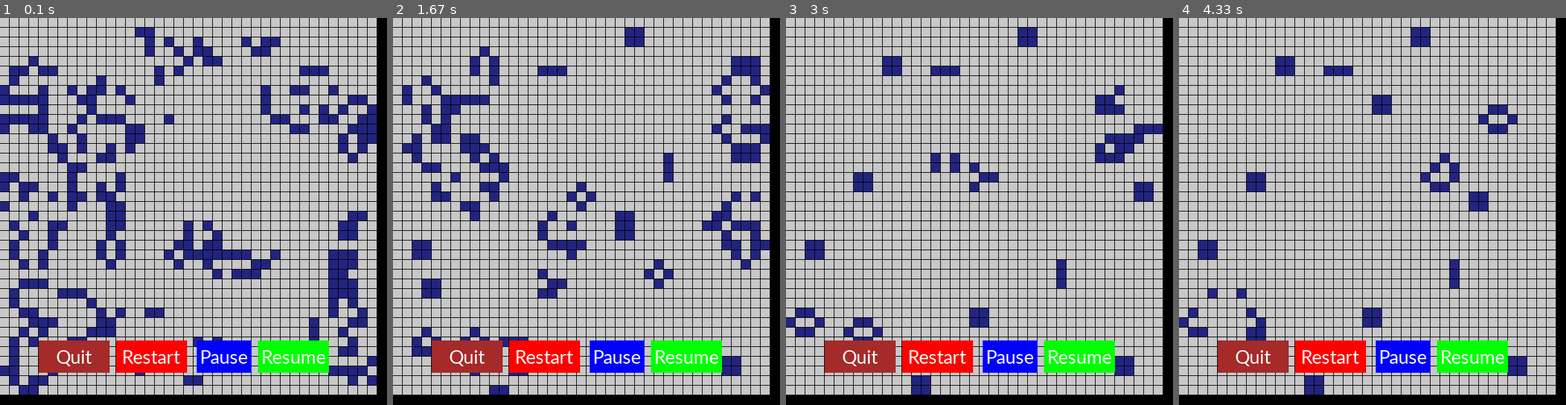
Above: before the commit, frames 1-4 (left to right).
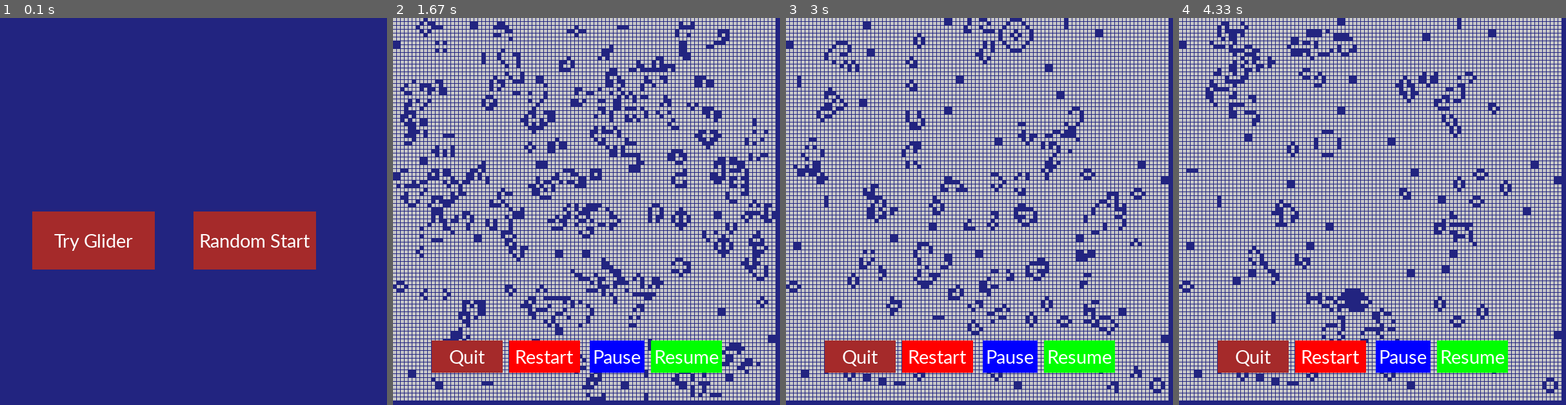
Above: after the commit, the same moments.

Repository: Tesfa-eth/Conways-Game-of-Life
Game: pygame game, started from conways_game_of_life_improved/game.py
Two runs of this game, one before a commit and one after it. Both use one fixed random seed, a clock stepped at 60 frames per second and the inputs below.
Inputs (mouse positions are in pixels of both pictures, inside the frame that each line leads up to):
- Up to frame 1 (0.1 s): no input
- Up to frame 2 (1.67 s): click (485, 242) at 0.38 s, where only the run after the commit has a clickable "Try Glider"; click "Restart" at 0.72 s; click (648, 242) at 1.05 s, where only the run after the commit has a clickable "Random Start"; click "Resume" at 1.38 s
- Up to frame 3 (3 s): click "Resume" at 2.72 s
- Up to frame 4 (4.33 s): click "Resume" at 3.05 s; click "Resume" at 3.38 s; click "Resume" at 3.72 s; click "Resume" at 4.05 s

The runs differ from the first frame. In frame 1, 88% of the frame differs, in the area x 0-100%, y 0-100%; in frame 2, 47%; in frame 3, 43%; in frame 4, 42%.

Commit message:
Menu
Added a menu (we might not need it if I succeed to make the screen clickable)

Diff:
--- a/conways_game_of_life_improved/game.py
+++ b/conways_game_of_life_improved/game.py
@@ -73,12 +73,13 @@
         else:
             return 0
 
-def update_grid(array, block_size):
+def update_grid(array, block_size, start_update):
     """updates the grid and returns the new state"""
     newState = np.zeros((array.shape[0], array.shape[1]))
     row, column = array.shape[0], array.shape[1]
-
+    print(start_update)
     for i, j in np.ndindex(row-1, column-1):
+        #if start_update:
         newState[i,j] = check_rule(array, i, j)
         col = BLUE if newState[i, j] == 1 else WHITE
         rect = pygame.Rect(j*block_size, i*block_size, block_size-1, block_size-1)
@@ -112,9 +113,15 @@
     #Quit
     quit_button = Button('brown', 60, 500, 110, 50, 'Quit')
 
+    #Random start
+    random_button = Button('brown', WINDOW_HEIGHT//2, WINDOW_WIDTH/2, 190, 90, 'Random Start')
+    #Glider
+    glider_button = Button('brown',WINDOW_WIDTH/2-250, WINDOW_HEIGHT//2, 190, 90, 'Try Glider')
+
     import time
     pause = False
-    start = True
+    start = False
+    update = False
     while True:
         # working on starting page
         """if start:
@@ -129,36 +136,50 @@
                     pygame.quit()
 
                 if event.type == pygame.MOUSEBUTTONDOWN:
-                    #print(stop_button.mouse_over(mouse_position)) # returns false all the time
-                    print(mouse_position)
-                    #if button is clicked then the game stops
                     if resume_button.mouse_over(mouse_position):
                         pause = False
-
-                if event.type == pygame.MOUSEBUTTONDOWN:
-                    #if button is clicked then the game stops
                     if pause_button.mouse_over(mouse_position):
                         pause = True
-
-                if event.type == pygame.MOUSEBUTTONDOWN:
                     if restart_button.mouse_over(mouse_position):
                         main()
+                    if random_button.mouse_over(mouse_position):
+                        start = True
+                    if glider_button.mouse_over(mouse_position):
+                        array_start = starting_array((40,40))
+                        add_Glider(array_start.shape[0]//2 -2,array_start.shape[0]//2 -2, array_start)
+                        grid = array_start
+                        start = True
 
                 if event.type == pygame.MOUSEBUTTONDOWN:
                     if quit_button.mouse_over(mouse_position):
                         pygame.quit()
+
+        # get mouse position
         mouse_position = pygame.mouse.get_pos() # tuple of x, y coordinates
-        #time.sleep(0.5)
-        grid = update_grid(grid, WINDOW_HEIGHT//grid.shape[0]) # has to be both height and width
-        resume_button.draw_rect(SCREEN)
-        pause_button.draw_rect(SCREEN)
-        restart_button.draw_rect(SCREEN)
-        quit_button.draw_rect(SCREEN)
+
+        # once starts
+        if start:
+            SCREEN.fill(BLUE)
+            grid = update_grid(grid, WINDOW_HEIGHT//grid.shape[0], update) # has to be both height and width
+            # draw buttons
+            resume_button.draw_rect(SCREEN)
+            pause_button.draw_rect(SCREEN)
+            restart_button.draw_rect(SCREEN)
+            quit_button.draw_rect(SCREEN)
+
+        # before the game starts
+        else:
+            # menu here
+            SCREEN.fill(BLUE)
+            random_button.draw_rect(SCREEN)
+            glider_button.draw_rect(SCREEN)
+
+        # update the grid unless it is paused
         if pause == False:
             pygame.display.update()
 
 
-def main(begin=random_array(40,40)):
+def main(begin=random_array(100,100)):
     #array_start = starting_array((20,20))
     array_start = begin
     #add_Blinker(array_start.shape[0]//2 -2,array_start.shape[0]//2 -2, array_start)
